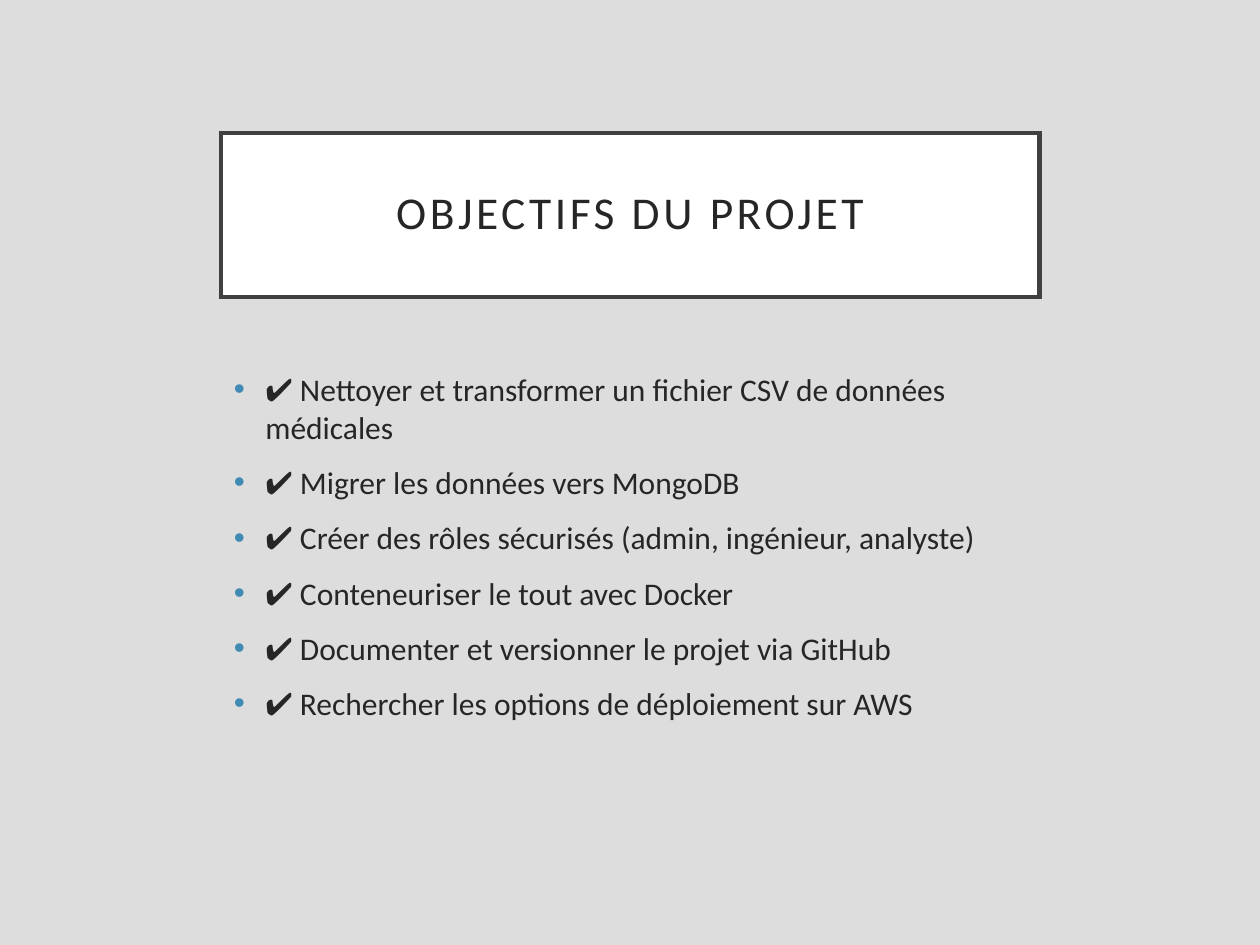
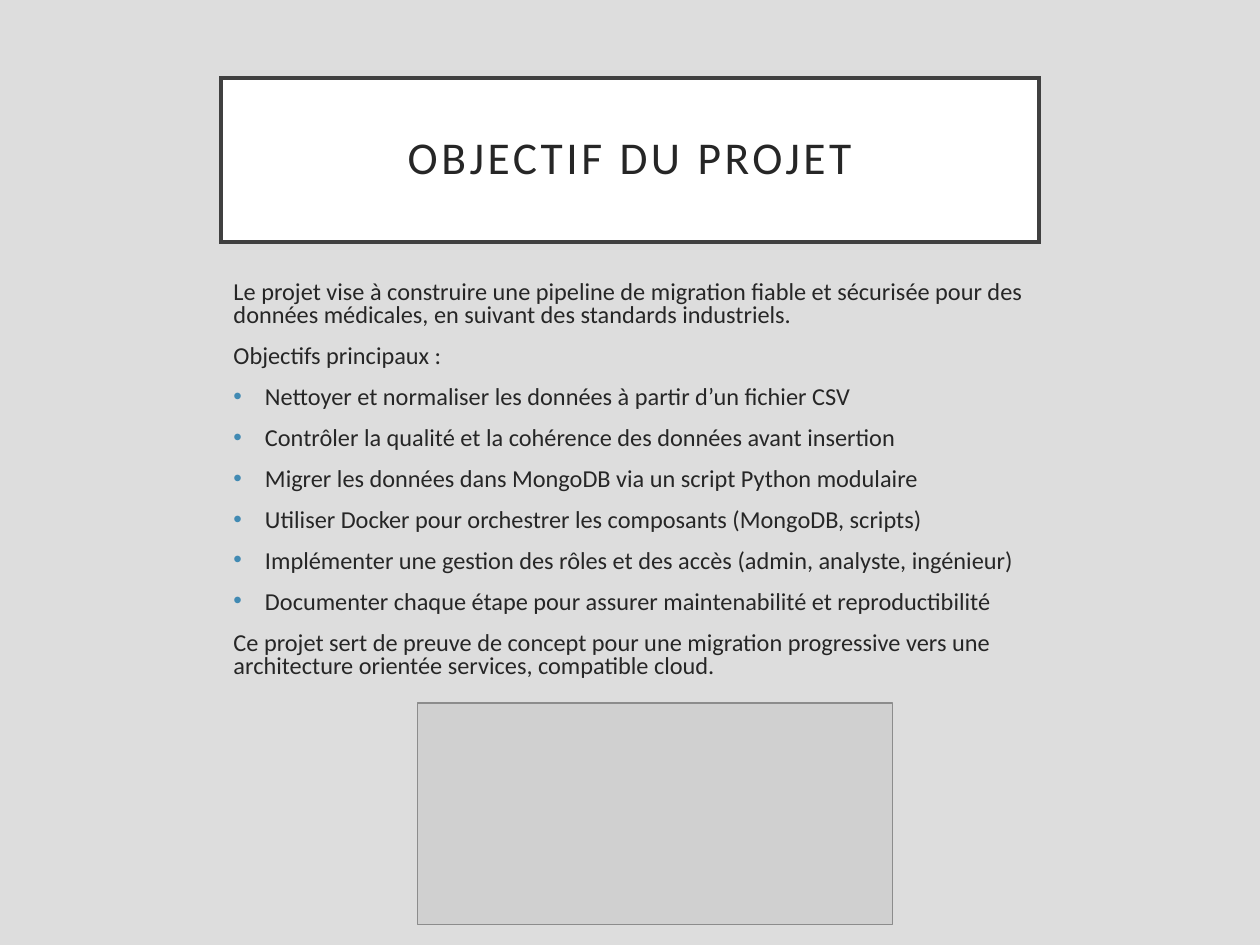
Before and after one commit to alexqtn/projet_5, a slide deck: slide 3 of Presantation.pptx. Drawn at 1260x945 pixels with LibreOffice and Linux fonts; fonts in the diff are those of the drawing; grey boxes stand for pictures. Boxes give left, top, right and bottom in pixels: in the first picture for what was removed or moved away, otherwise in the second. Text is boxed around its words. In the diff, an @@ line names an element or a change of style, - is before the commit and + after.

```diff
--- a/Presantation.pptx
+++ b/Presantation.pptx
@@ title "OBJECTIF DU PROJET": place and size @@
-title "OBJECTIF DU PROJET" at box(222, 132, 1040, 296)
+title "OBJECTIF DU PROJET" at box(220, 78, 1038, 242)
@@ title at box(408, 144, 852, 175): text changed @@
-OBJECTIFS DU PROJET
+OBJECTIF DU PROJET
@@ text at box(233, 283, 1021, 678): text changed; size 18 to 13.9 pt @@
-• ✔ Nettoyer et transformer un fichier CSV de données médicales
-• ✔ Migrer les données vers MongoDB
-• ✔ Créer des rôles sécurisés (admin, ingénieur, analyste)
-• ✔ Conteneuriser le tout avec Docker
-• ✔ Documenter et versionner le projet via GitHub
-• ✔ Rechercher les options de déploiement sur AWS
+Le projet vise à construire une pipeline de migration fiable et sécurisée pour des données médicales, en suivant des standards industriels.
+Objectifs principaux :
+• Nettoyer et normaliser les données à partir d’un fichier CSV
+• Contrôler la qualité et la cohérence des données avant insertion
+• Migrer les données dans MongoDB via un script Python modulaire
+• Utiliser Docker pour orchestrer les composants (MongoDB, scripts)
+• Implémenter une gestion des rôles et des accès (admin, analyste, ingénieur)
+• Documenter chaque étape pour assurer maintenabilité et reproductibilité
+Ce projet sert de preuve de concept pour une migration progressive vers une architecture orientée services, compatible cloud.
@@ picture added at box(417, 703, 892, 925) @@
```
Also in this commit, not shown: 2 other slides changed, 18 slides added, 8 slides removed, 6 other files.
